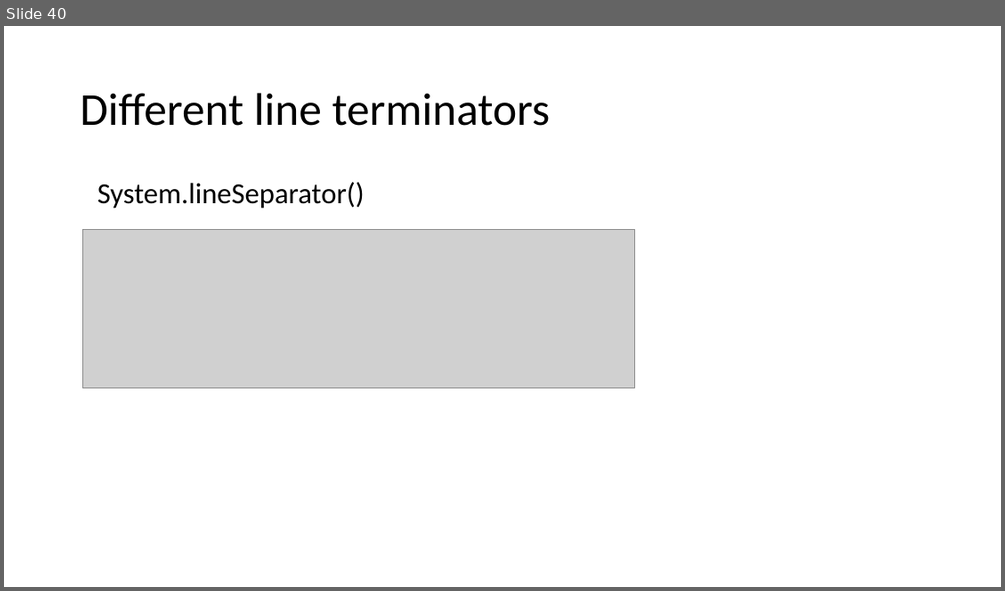
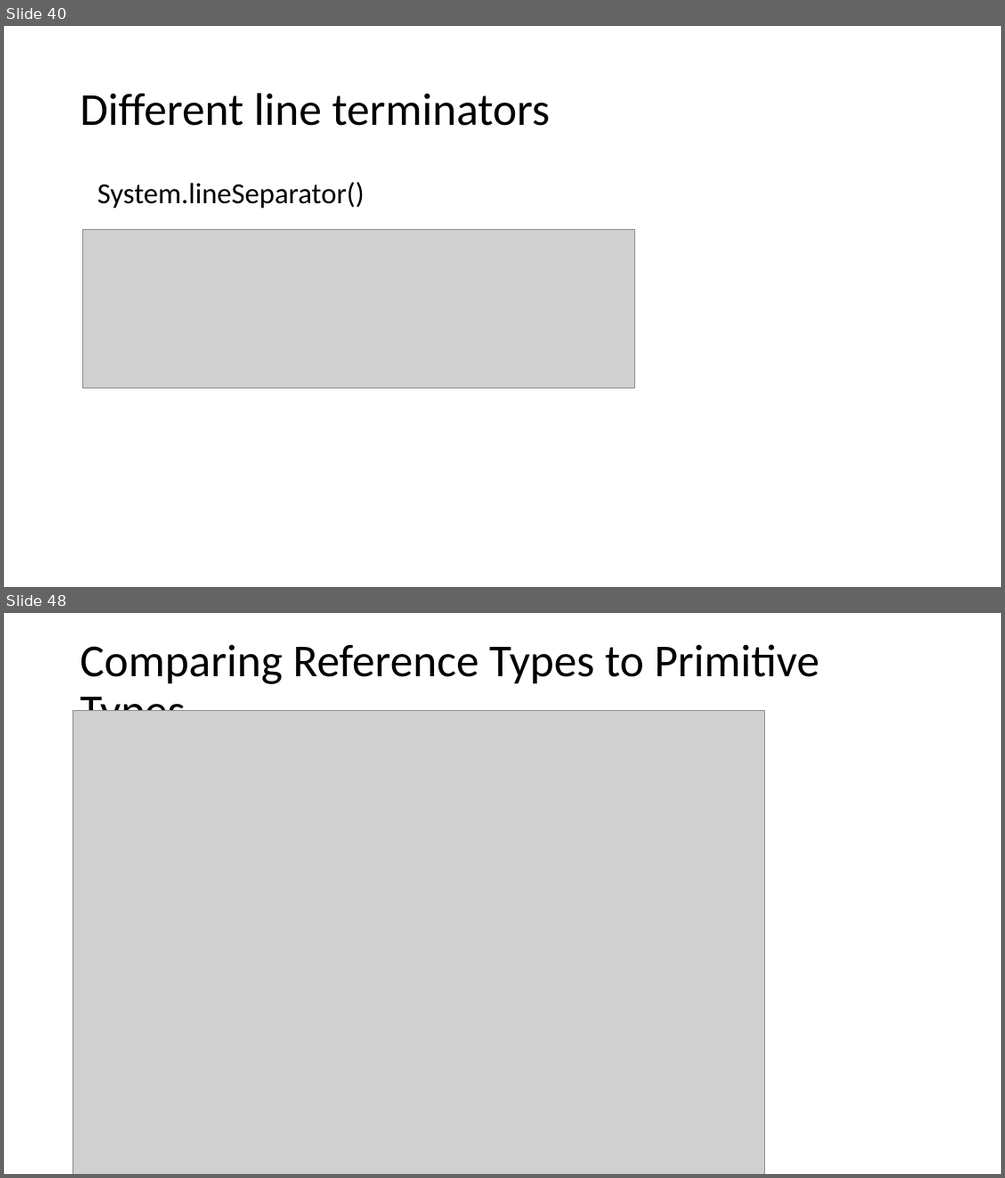
Before and after one commit to VeerababuK/Core-Java, a slide deck: Java Basics.pptx. Shown one above the other, each under a label of ours: slide 40 before the commit, slides 40 and 48 after it; the slides between them are not shown. The pictures are 1005x591 and 1005x1178 pixels, drawn with LibreOffice and Linux fonts; fonts in the diff are those of the drawing; grey boxes stand for pictures. Boxes give left, top, right and bottom in pixels: in the first picture for what was removed or moved away, otherwise in the second. Text is boxed around its words. In the diff, an @@ line names an element or a change of style, - is before the commit and + after.

```diff
--- a/Java Basics.pptx
+++ b/Java Basics.pptx
@@ slide 48 added at box(4, 613, 1001, 1174), background #FFFFFF @@
@@ title added at box(80, 644, 820, 711), 44 pt, text #000000 @@
+Comparing Reference Types to Primitive Types
@@ picture added at box(73, 710, 764, 1174) @@
```
Also in this commit, not shown: 32 other slides added.
